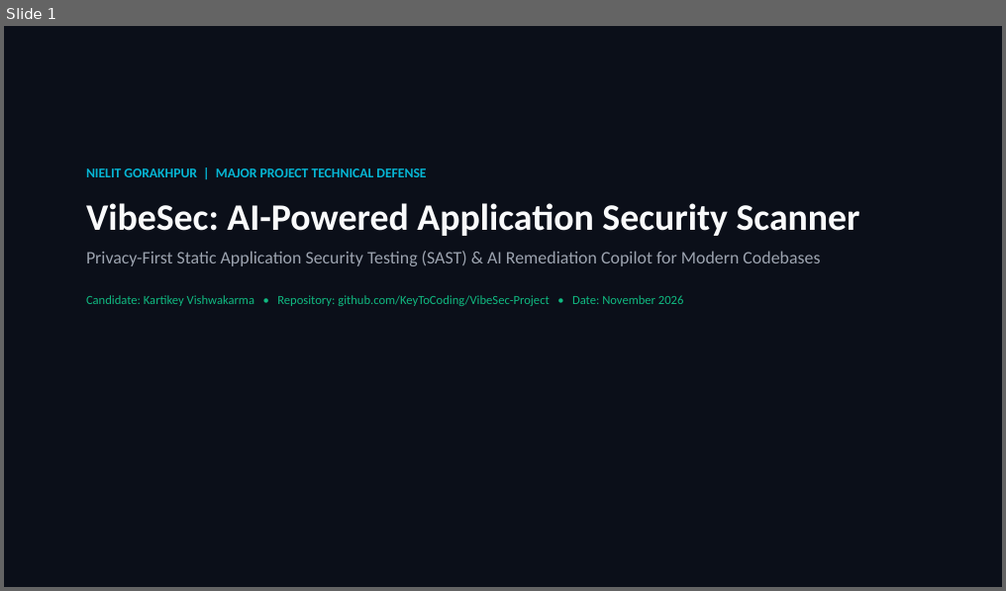
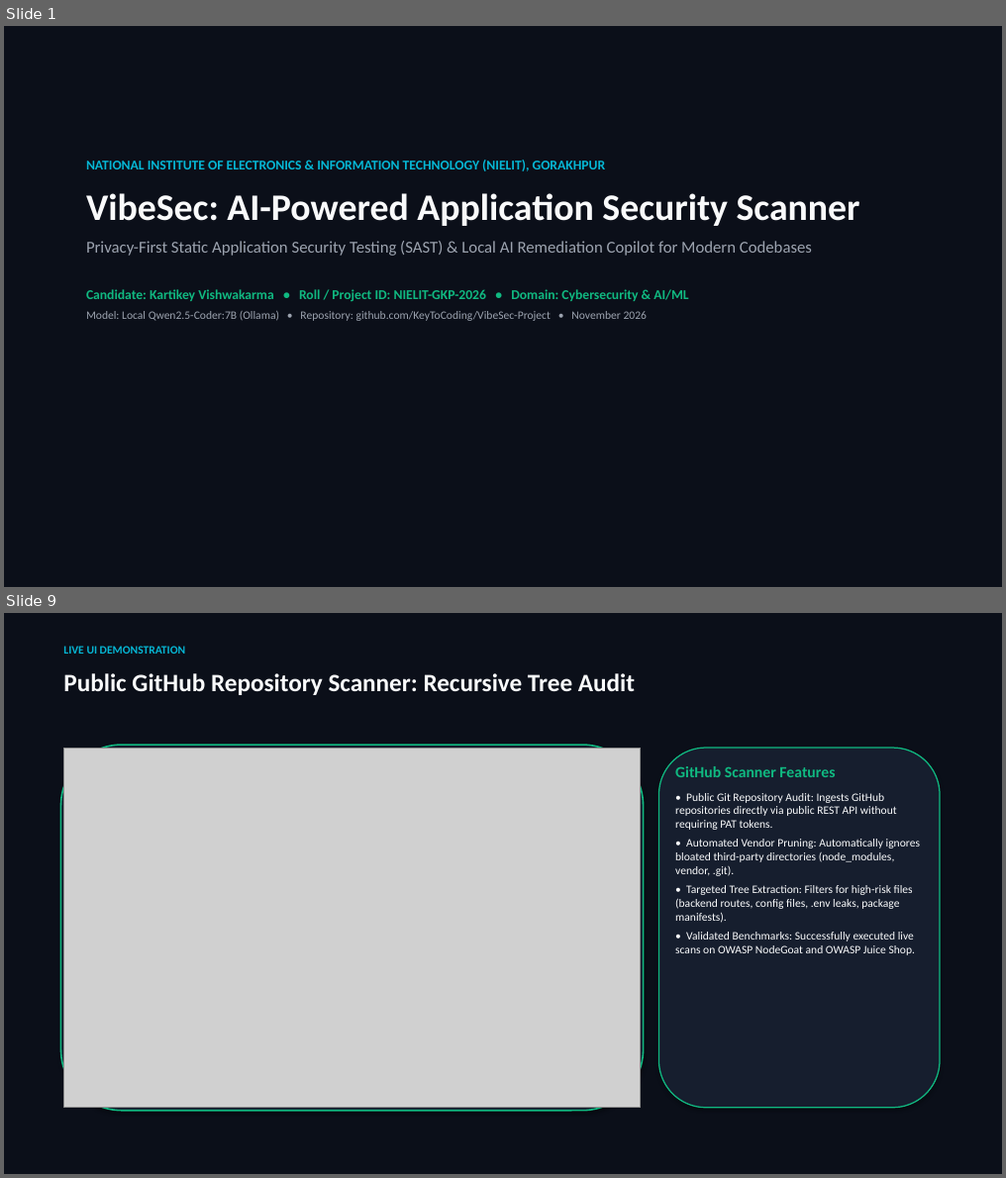
Before and after one commit to KeyToCoding/VibeSec-Project, a slide deck: docs/VibeSec_Final_Project_Presentation.pptx. Shown one above the other, each under a label of ours: slide 1 before the commit, slides 1 and 9 after it; the slides between them are not shown. The pictures are 1006x591 and 1006x1178 pixels, drawn with LibreOffice and Linux fonts; fonts in the diff are those of the drawing; grey boxes stand for pictures. Boxes give left, top, right and bottom in pixels: in the first picture for what was removed or moved away, otherwise in the second. Text is boxed around its words. In the diff, an @@ line names an element or a change of style, - is before the commit and + after.

```diff
--- a/docs/VibeSec_Final_Project_Presentation.pptx
+++ b/docs/VibeSec_Final_Project_Presentation.pptx
@@ slide 9 added at [4,613,1002,1174], background #FFFFFF @@
@@ rectangle added at [4,613,1002,1174], fill #0B0F19 @@
@@ text added at [63,646,185,654], 11 pt, text #06B6D4, bold @@
+LIVE UI DEMONSTRATION
@@ text added at [63,673,635,695], 24 pt, text #F9FAFB, bold @@
+Public GitHub Repository Scanner: Recursive Tree Audit
@@ rounded rectangle added at [60,745,644,1111], fill #161E2E, outline #10B981 1.5 pt @@
@@ picture added at [63,748,641,1108] @@
@@ rounded rectangle added at [659,748,940,1108], fill #161E2E, outline #10B981 1.2 pt @@
@@ text added at [675,766,920,956], 11 pt, text #F9FAFB @@
+GitHub Scanner Features
+• Public Git Repository Audit: Ingests GitHub repositories directly via public REST API without requiring PAT tokens.
+• Automated Vendor Pruning: Automatically ignores bloated third-party directories (node_modules, vendor, .git).
+• Targeted Tree Extraction: Filters for high-risk files (backend routes, config files, .env leaks, package manifests).
+• Validated Benchmarks: Successfully executed live scans on OWASP NodeGoat and OWASP Juice Shop.
@@ slide 1 changed as well @@
@@ text "NATIONAL INSTITUTE OF ELECTRONICS & ...": place and size @@
-text "NATIONAL INSTITUTE OF ELECTRONICS & ..." at [86,169,860,306]
+text "NATIONAL INSTITUTE OF ELECTRONICS & ..." at [86,160,860,321]
@@ text at [86,160,606,172]: text changed @@
-NIELIT GORAKHPUR | MAJOR PROJECT TECHNICAL DEFENSE
+NATIONAL INSTITUTE OF ELECTRONICS & INFORMATION TECHNOLOGY (NIELIT), GORAKHPUR
@@ text at [86,241,812,321]: text changed; size 12 to 11 pt; text colour #10B981 to #9CA3AF @@
-Privacy-First Static Application Security Testing (SAST) & AI Remediation Copilot for Modern Codebases
-Candidate: Kartikey Vishwakarma • Repository: github.com/KeyToCoding/VibeSec-Project • Date: November 2026
+Privacy-First Static Application Security Testing (SAST) & Local AI Remediation Copilot for Modern Codebases
+Candidate: Kartikey Vishwakarma • Roll / Project ID: NIELIT-GKP-2026 • Domain: Cybersecurity & AI/ML
+Model: Local Qwen2.5-Coder:7B (Ollama) • Repository: github.com/KeyToCoding/VibeSec-Project • November 2026
```
Also in this commit, not shown: 3 other slides changed, 13 other slides added, 11 slides removed, 34 other files.
